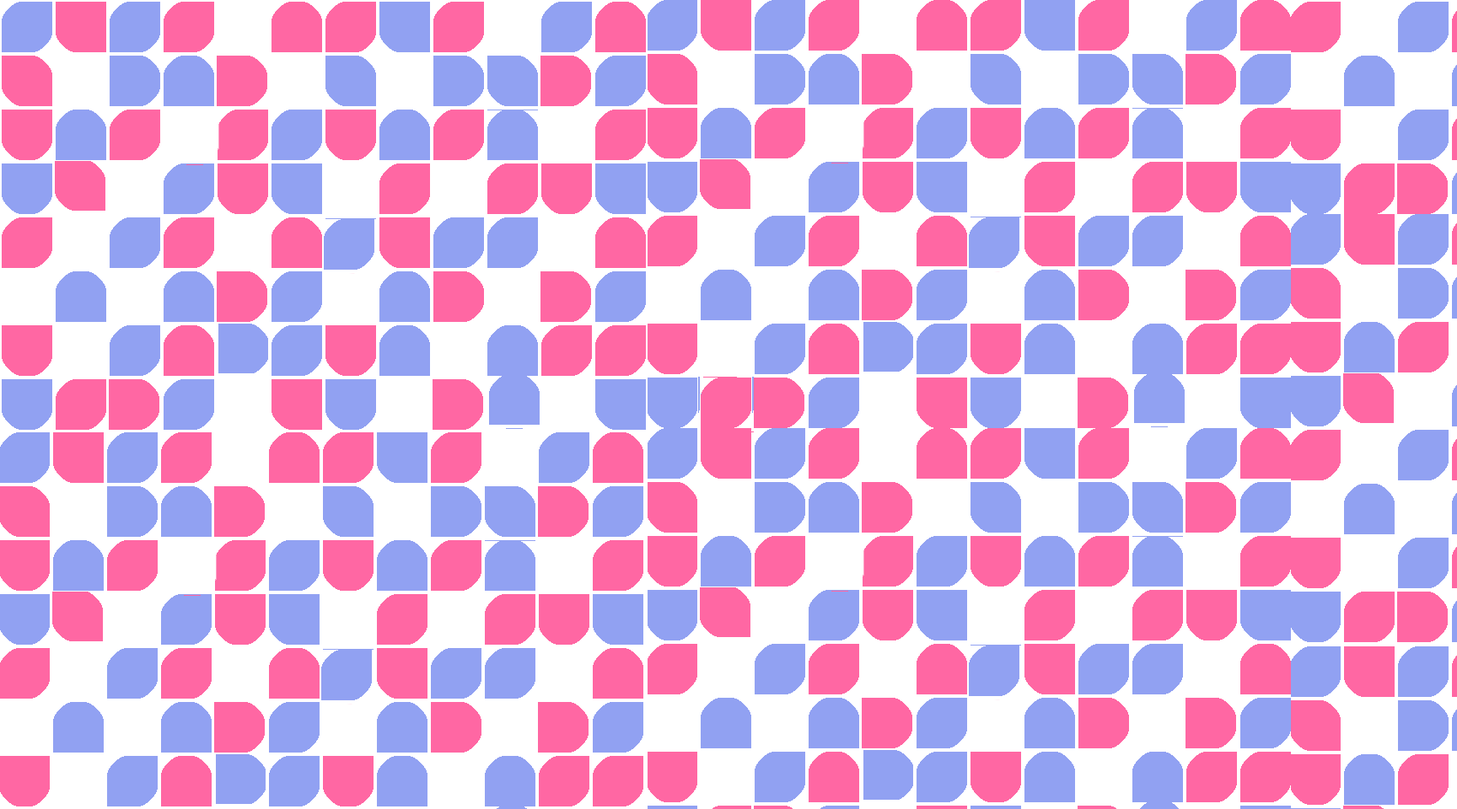
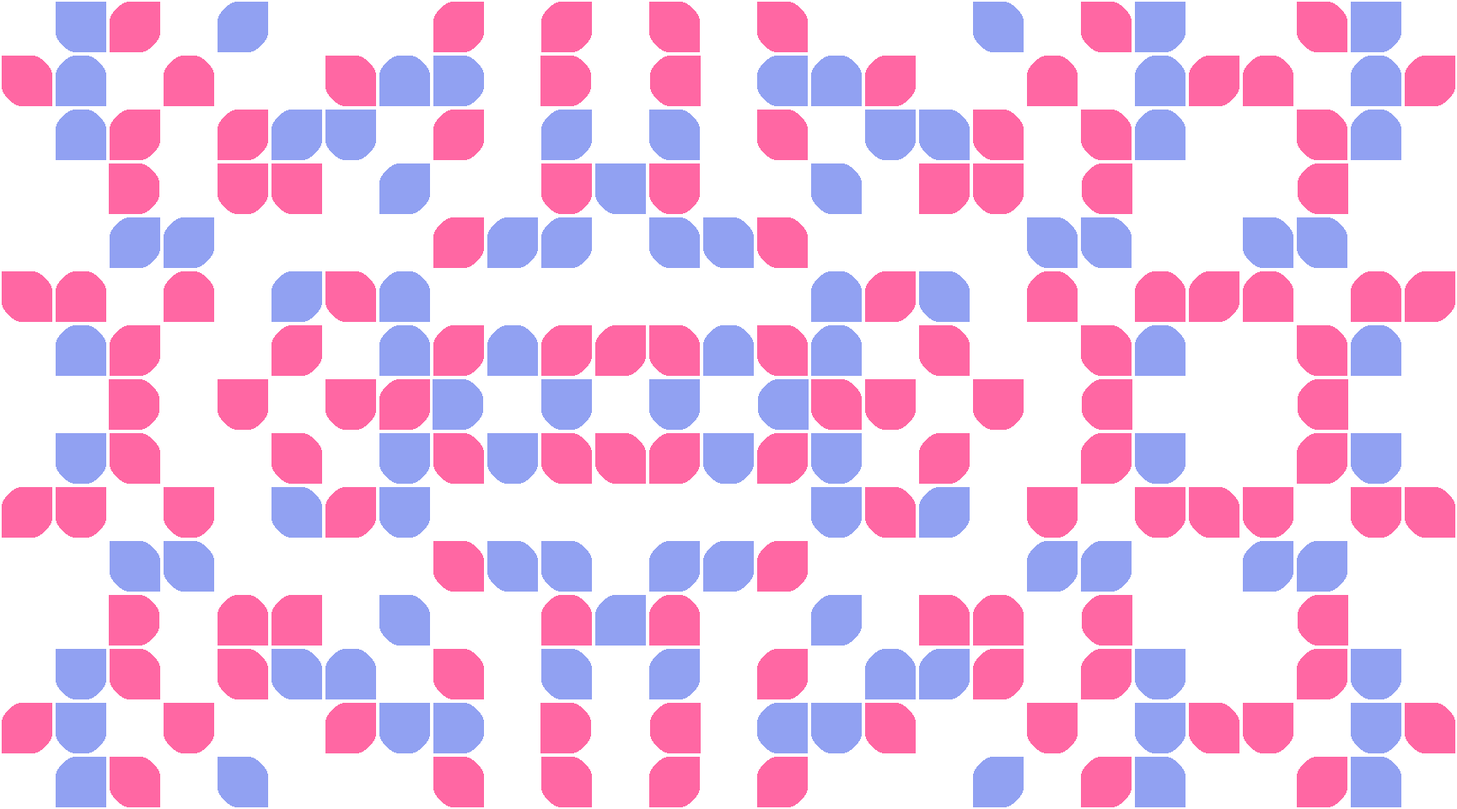
Comparing the layer stacks of the two (1457, 809) images. Changes:
removed layer "Layer 8" over [0,0,1457,809]
added layer "Layer 2" above "Layer 1" over [1242,1,1456,808]
added layer "Layer 1" above "Layer 0" over [1,1,1240,808]
